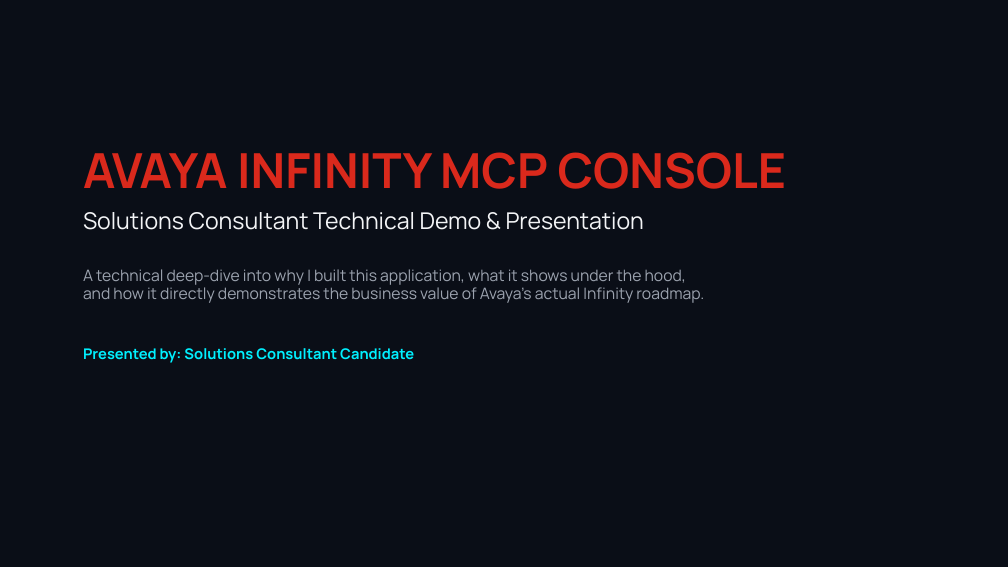
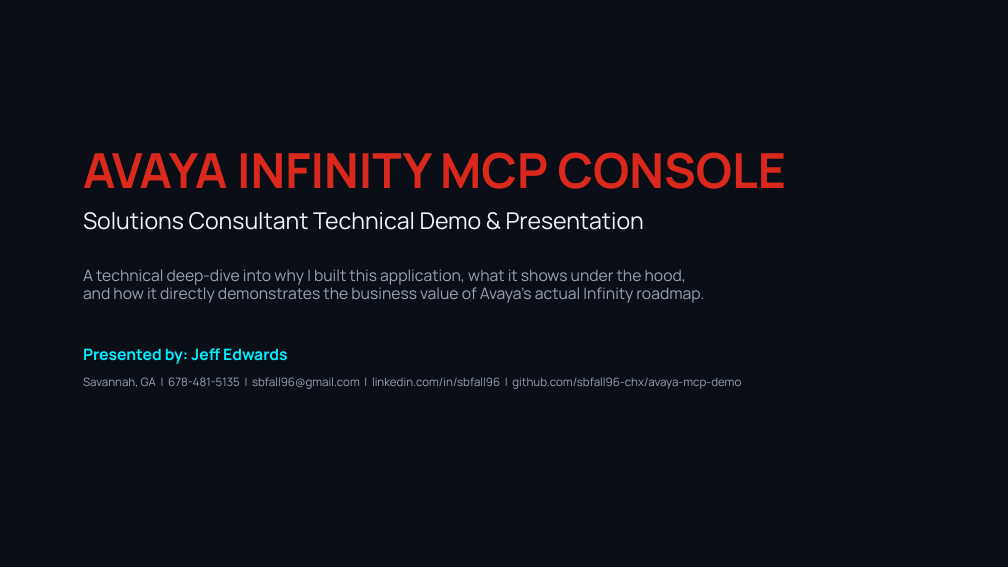
Before and after one commit to sbfall96-chx/avaya-mcp-demo, a slide deck: slide 1 of Avaya_Infinity_MCP_Pitch_Deck.pptx. Drawn at 1008x567 pixels with LibreOffice and Linux fonts; fonts in the diff are those of the drawing. Boxes give left, top, right and bottom in pixels: in the first picture for what was removed or moved away, otherwise in the second. Text is boxed around its words. In the diff, an @@ line names an element or a change of style, - is before the commit and + after.

Commit message:
Update presenter details in slide deck and brief to Jeff Edwards with matching LinkedIn and GitHub info

```diff
--- a/Avaya_Infinity_MCP_Pitch_Deck.pptx
+++ b/Avaya_Infinity_MCP_Pitch_Deck.pptx
@@ text at bbox=[83, 348, 741, 389]: text changed; size 14 to 11 pt; text colour #00F0FF to #9CA3AF; bold off @@
-Presented by: Solutions Consultant Candidate
+Presented by: Jeff Edwards
+Savannah, GA | 678-481-5135 | sbfall96@gmail.com | linkedin.com/in/sbfall96 | github.com/sbfall96-chx/avaya-mcp-demo
```
Also in this commit, not shown: 3 other files.
